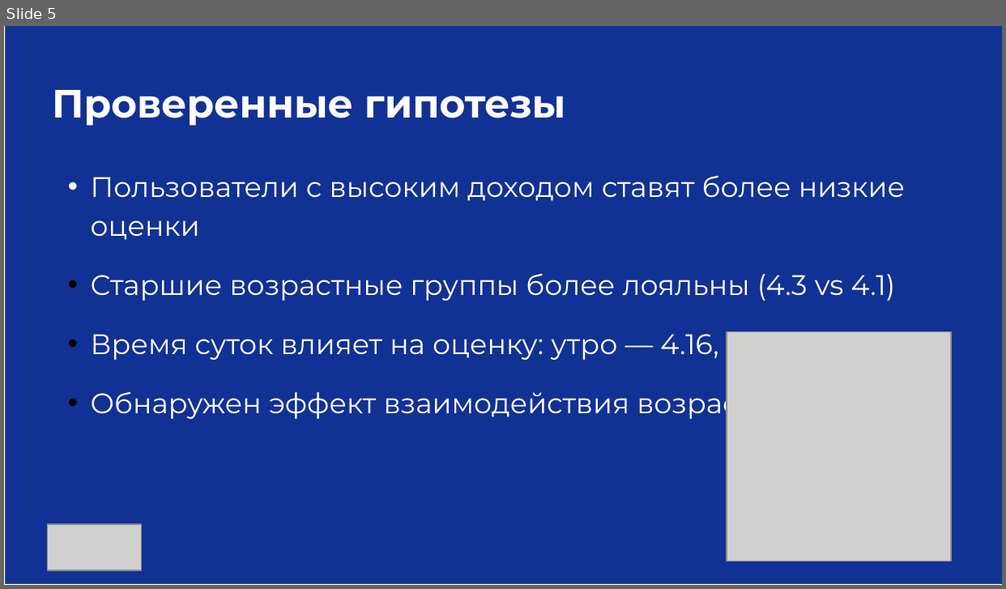
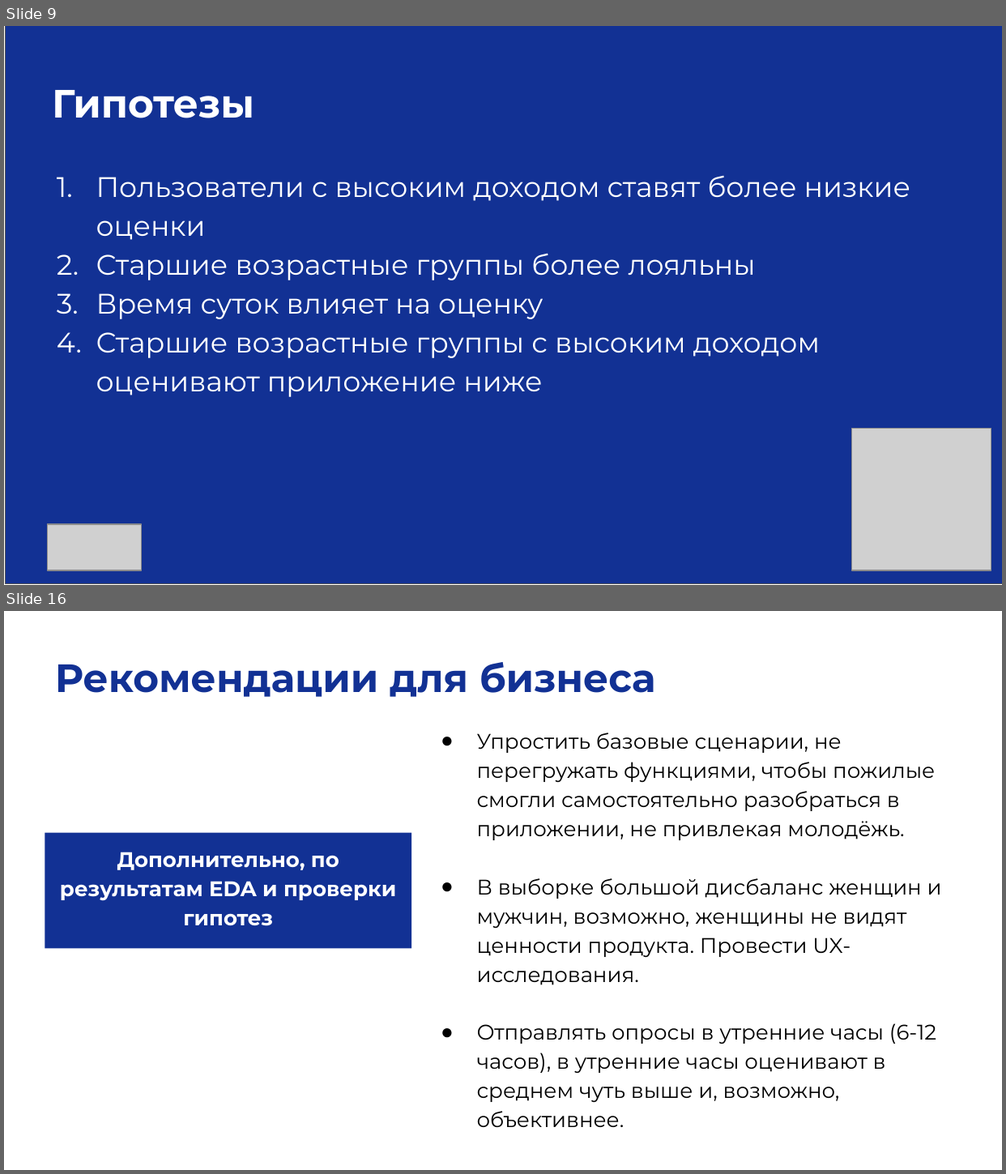
Before and after one commit to smirnoffmg/team-8-case-2, a slide deck: Презентация_CSAT_Команда8.pptx. Shown one above the other, each under a label of ours: slide 5 before the commit, slides 9 and 16 after it; the slides between them are not shown. The pictures are 1006x589 and 1006x1174 pixels, drawn with LibreOffice and Linux fonts; fonts in the diff are those of the drawing; grey boxes stand for pictures. Boxes give left, top, right and bottom in pixels: in the first picture for what was removed or moved away, otherwise in the second. Text is boxed around its words. In the diff, an @@ line names an element or a change of style, - is before the commit and + after.

```diff
--- a/Презентация_CSAT_Команда8.pptx
+++ b/Презентация_CSAT_Команда8.pptx
@@ slide 16 added at (4, 611, 1002, 1170), background #FFFFFF @@
@@ text added at (55, 662, 656, 697), 28 pt, text #123194, bold @@
+Рекомендации для бизнеса
@@ text added at (477, 733, 942, 1127), 15 pt, text #000000 @@
+● Упростить базовые сценарии, не перегружать функциями, чтобы пожилые смогли самостоятельно разобраться в приложении, не привлекая молодёжь.
+● В выборке большой дисбаланс женщин и мужчин, возможно, женщины не видят ценности продукта. Провести UX-исследования.
+● Отправлять опросы в утренние часы (6-12 часов), в утренние часы оценивают в среднем чуть выше и, возможно, объективнее.
@@ rectangle added at (44, 833, 411, 949), fill #123194, 15 pt, text #FFFFFF, bold @@
+Дополнительно, по результатам EDA и проверки гипотез
@@ what was slide 5 is now slide 9 @@
@@ slide 9 changed as well @@
@@ text at (52, 90, 254, 118): text changed @@
-Проверенные гипотезы
+Гипотезы
@@ text at (96, 175, 910, 240): bullet • to 1. @@
@@ text at (96, 253, 820, 397): text changed @@
-• Старшие возрастные группы более лояльны (4.3 vs 4.1)
-• Время суток влияет на оценку: утро — 4.16, ночь — 4.08
-• Обнаружен эффект взаимодействия возраста и дохода
+2. Старшие возрастные группы более лояльны
+3. Время суток влияет на оценку
+4. Старшие возрастные группы с высоким доходом оценивают приложение ниже
@@ picture: place and size @@
-picture at (727, 331, 951, 561)
+picture at (852, 428, 991, 570)
```
Also in this commit, not shown: 3 other slides changed, 11 other slides added, 3 slides removed, 1 other file.
